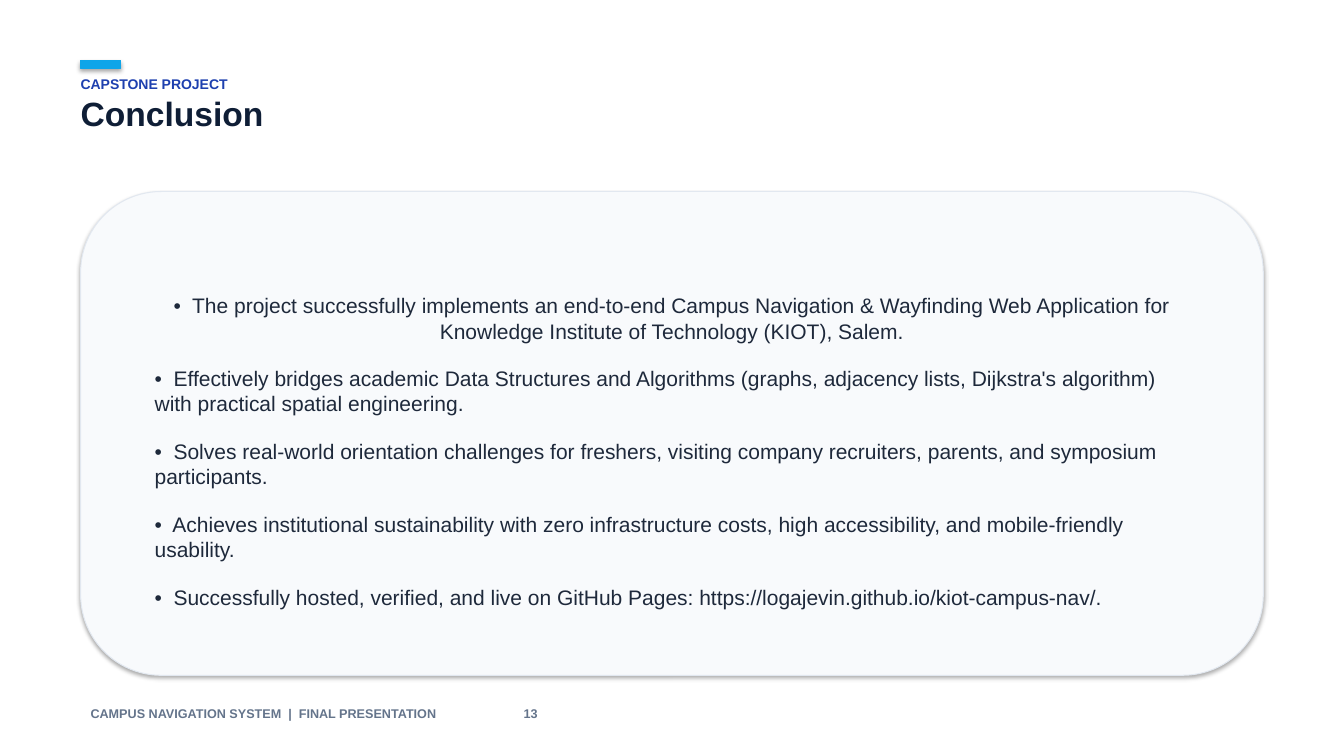
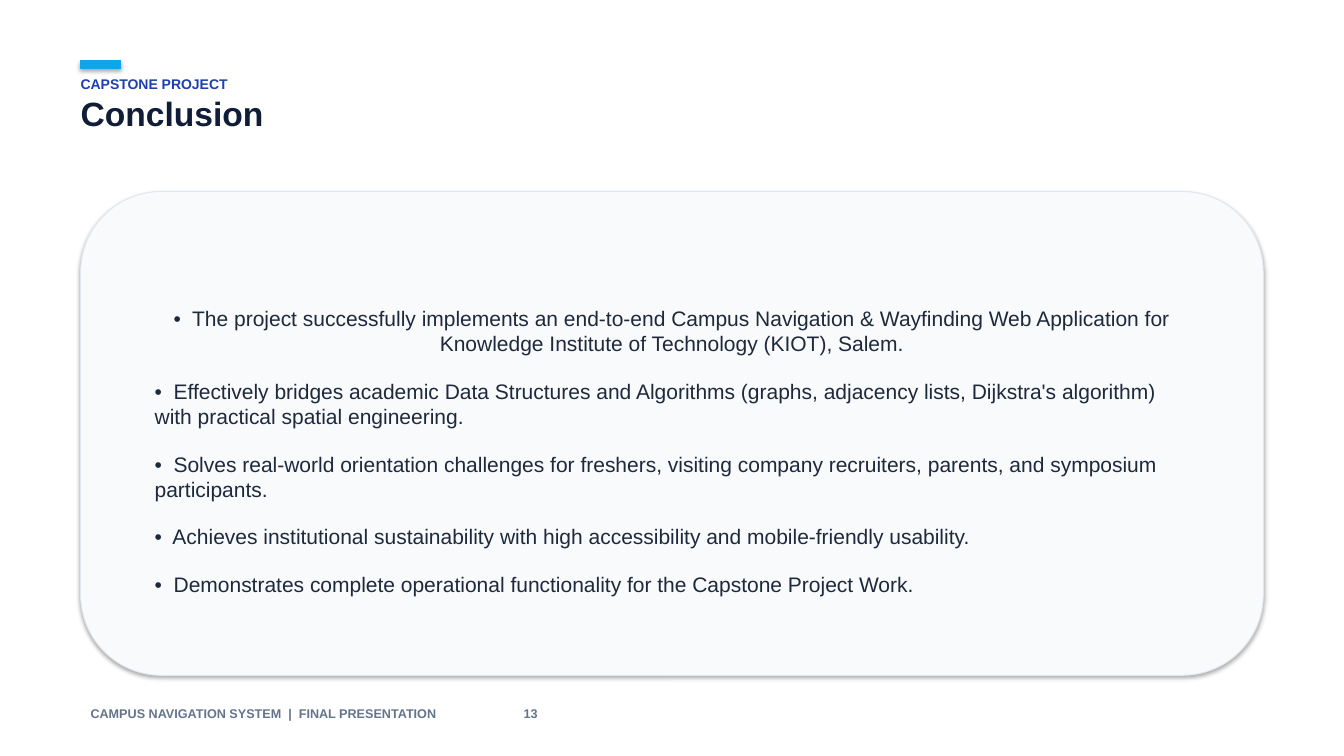
Before and after one commit to Logajevin/kiot-campus-nav, a slide deck: slide 13 of KIOT_Campus_Navigation_Presentation.pptx. Drawn at 1344x756 pixels with LibreOffice and Linux fonts; fonts in the diff are those of the drawing. Boxes give left, top, right and bottom in pixels: in the first picture for what was removed or moved away, otherwise in the second. Text is boxed around its words. In the diff, an @@ line names an element or a change of style, - is before the commit and + after.

```diff
--- a/KIOT_Campus_Navigation_Presentation.pptx
+++ b/KIOT_Campus_Navigation_Presentation.pptx
@@ text in rounded rectangle at [172, 528, 969, 596]: text changed @@
-• Achieves institutional sustainability with zero infrastructure costs, high accessibility, and mobile-friendly usability.
-• Successfully hosted, verified, and live on GitHub Pages: https://logajevin.github.io/kiot-campus-nav/.
+• Achieves institutional sustainability with high accessibility and mobile-friendly usability.
+• Demonstrates complete operational functionality for the Capstone Project Work.
```
Also in this commit, not shown: 3 other slides changed, 4 other files.
